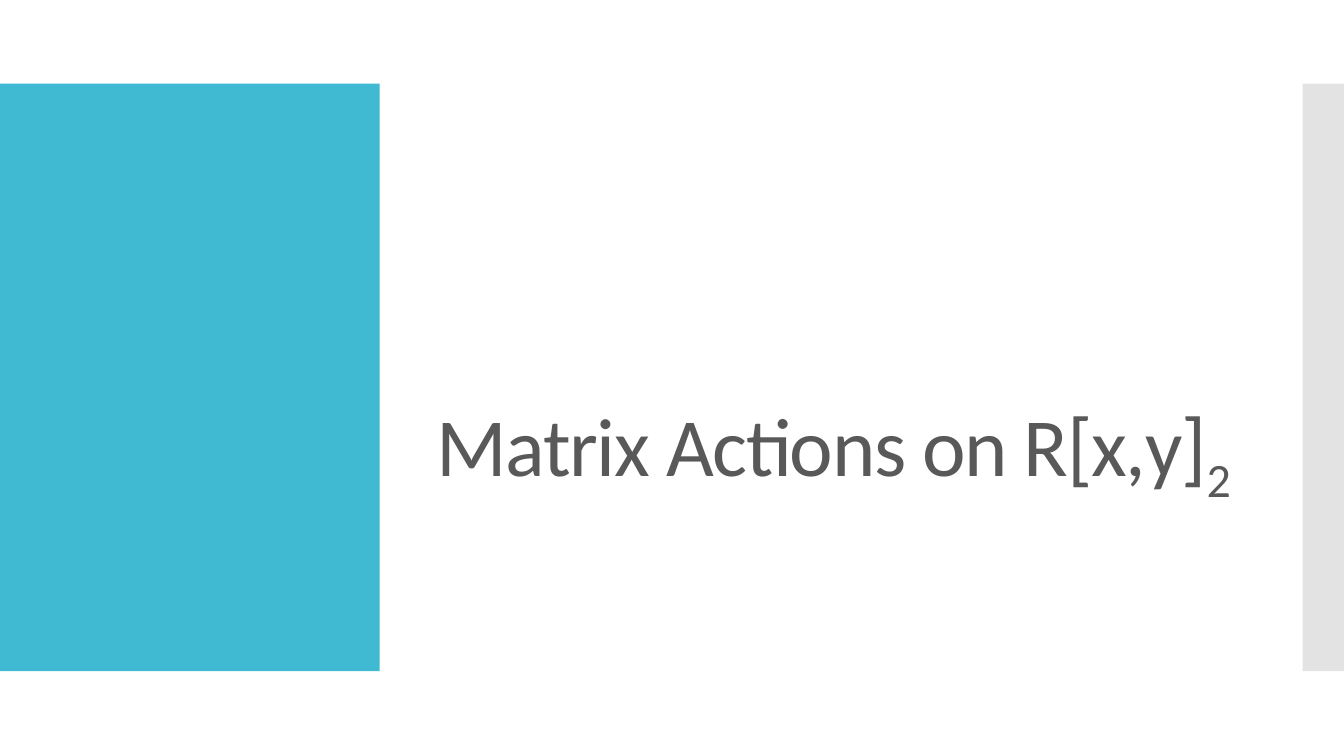
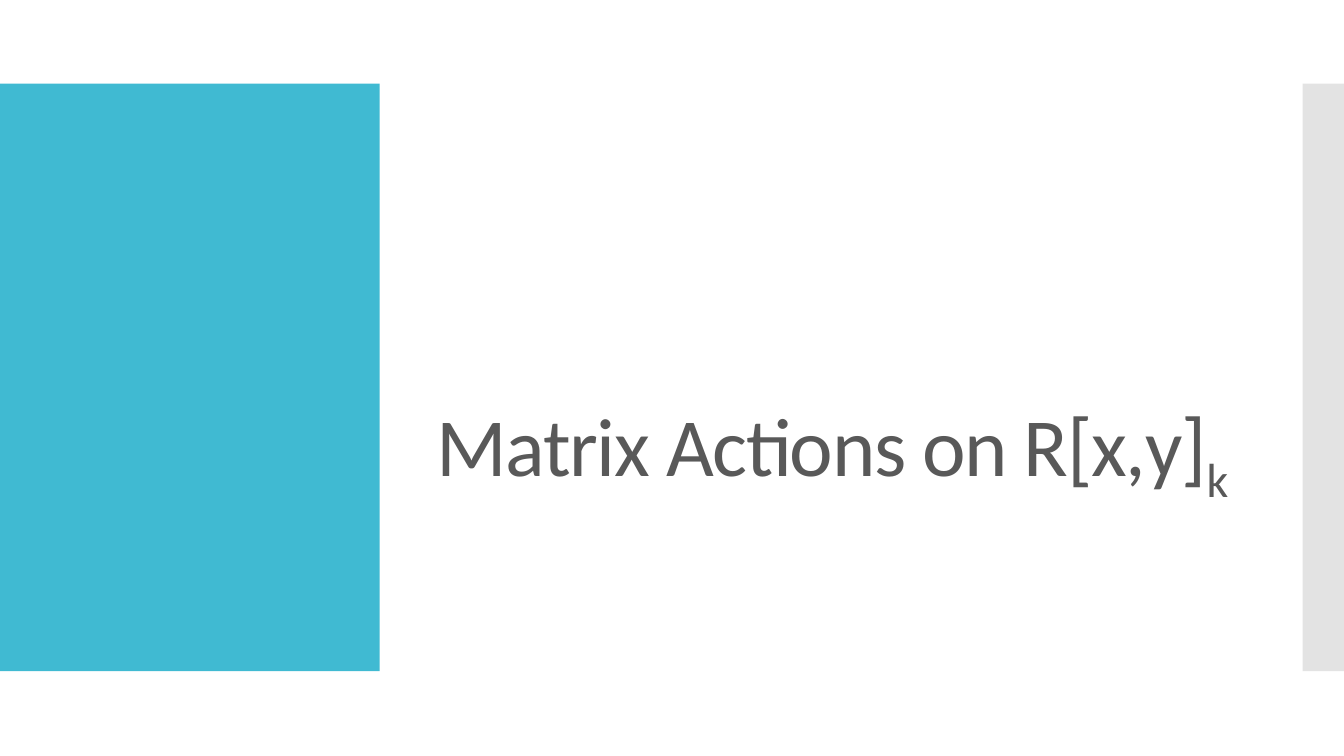
Before and after one commit to mrb113/MathematicsCapstone, a slide deck: slide 6 of Matrix Actions on Bivariate Polynomials.pptx. Drawn at 1344x756 pixels with LibreOffice and Linux fonts; fonts in the diff are those of the drawing. Boxes give left, top, right and bottom in pixels: in the first picture for what was removed or moved away, otherwise in the second. Text is boxed around its words. In the diff, an @@ line names an element or a change of style, - is before the commit and + after.

```diff
--- a/Matrix Actions on Bivariate Polynomials.pptx
+++ b/Matrix Actions on Bivariate Polynomials.pptx
@@ title at (436, 416, 1229, 497): text changed @@
-Matrix Actions on R[x,y]2
+Matrix Actions on R[x,y]k
```
Also in this commit, not shown: 10 other slides changed, 2 slides removed.
